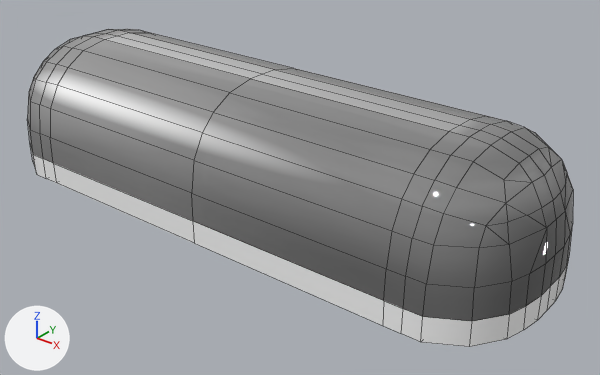
An edit to the OBJ model Encore/Assets/notes/note.obj, drawn before and after from the same camera.
Rendered twice from a 50 mm lens placed at (0.616, -0.826, 0.476), pointed at (0.049, -0.117, 0.036). The lights are fixed; the arrows at lower left show +X, +Y and +Z. Mesh edges are drawn as thin lines. Where no turn or scale is listed for an object, it has been applied to the vertices. Vertices at the same position are counted once.

The scene before the commit, as lines of its bpy script (objects in view):
```python
me_note = bpy.data.meshes.new('note')
me_note.from_pydata(...)  # 266 vertices, 280 faces; spans x -0.373..0.373, y -0.25..0.0, z 0.0..0.171
# faces by material slot: [192, 88]
me_note.materials.append(mat_material_001)  # picture img_note_png
me_note.materials.append(mat_material_002)  # picture img_note_e_new_png
ob_note = bpy.data.objects.new('note', me_note)
ob_note.location = (0.0, 0.0, 0.0)
```
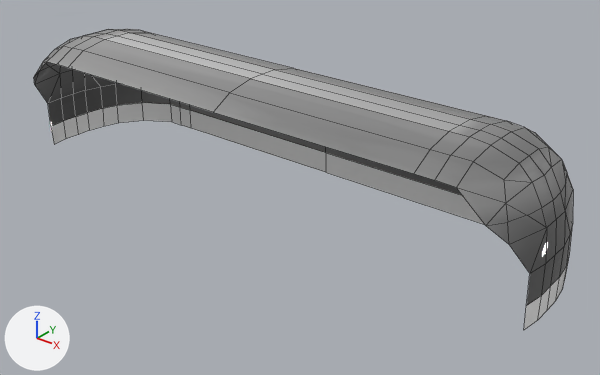
Pixel boxes [x1, y1, x2, y2] of what changed, in the pictures (600 x 375 px):
'note', reshaped
    before: [27, 29, 573, 347]
    after: [34, 29, 573, 330]
part 1 of me_note, cut back
    before: [27, 61, 531, 347]
    after: [35, 61, 531, 273]

Edits to the bpy script that builds the scene:
```text
Change me_note:
    used by ob_note; location = (0.0, 0.0, 0.0)
    remove me_note.from_pydata(...)  # 266 vertices, 280 faces; spans x -0.373..0.373, y -0.25..0.0, z 0.0..0.171
    add me_note.from_pydata(...)  # 176 vertices, 174 faces; spans x -0.373..0.373, y -0.21..0.0, z 0.0..0.171
    me_note part 1
    90 vertices are removed from x -0.363..0.363, y -0.25..-0.059, z 0.0..0.13
    110 faces are deleted
    4 new faces join them, mat_material_001 (picture img_note_png)
    me_note part 2: the surface is now shaded smooth
```
